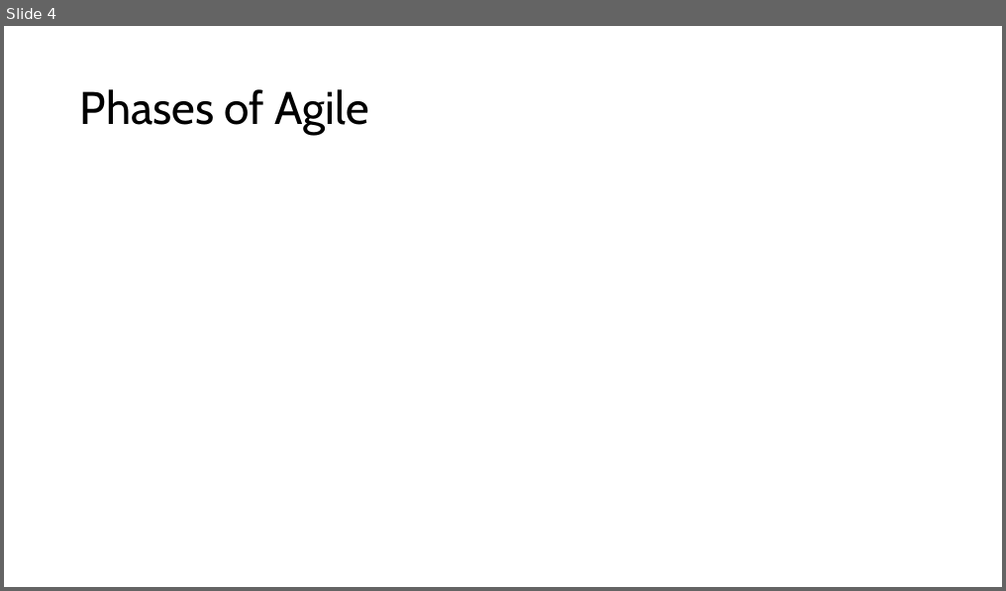
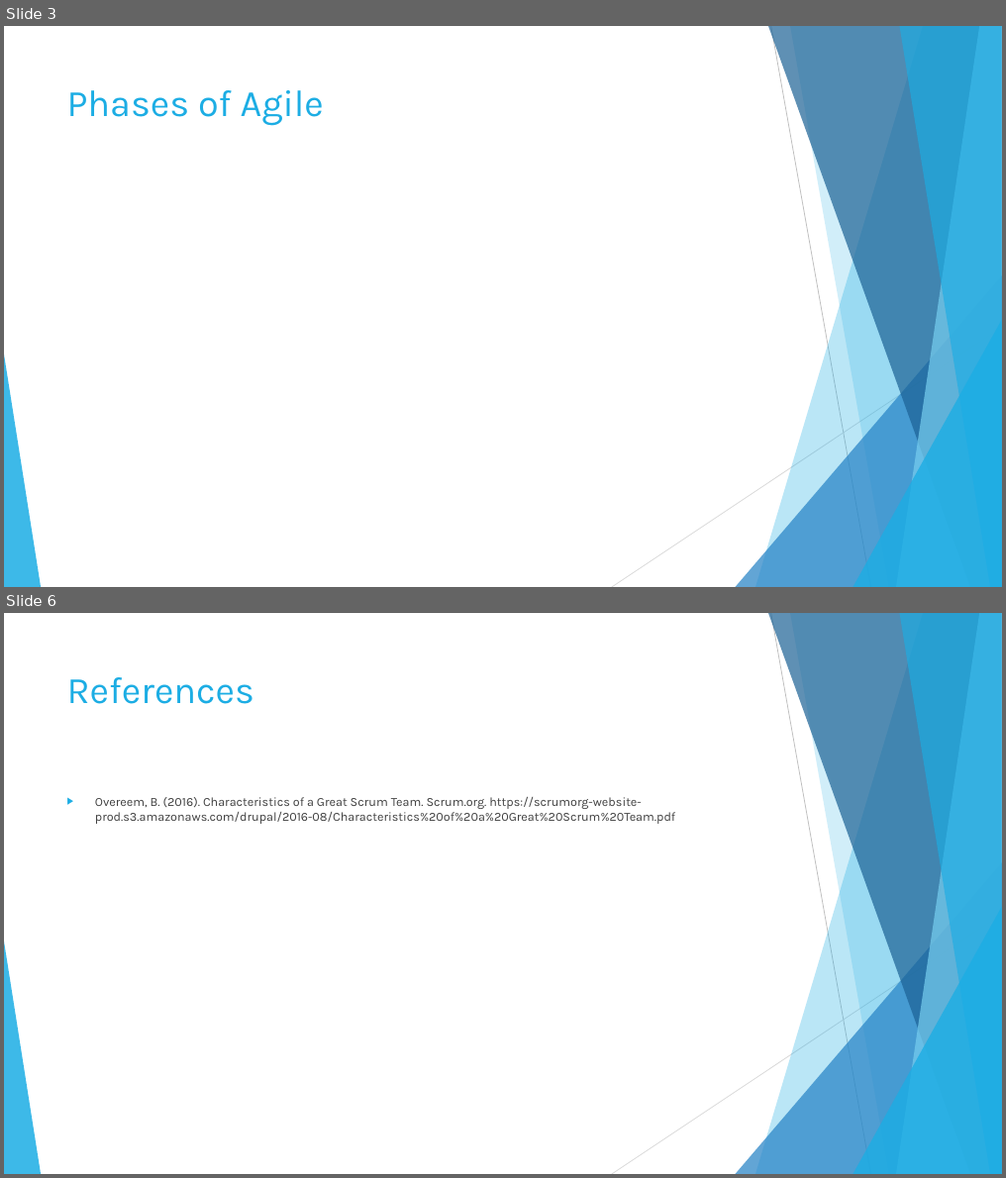
Before and after one commit to Soup098/CS_250, a slide deck: SDLC Final/SDLC Final PP.pptx. Shown one above the other, each under a label of ours: slide 4 before the commit, slides 3 and 6 after it; the slides between them are not shown. The pictures are 1006x591 and 1006x1178 pixels, drawn with LibreOffice and Linux fonts; fonts in the diff are those of the drawing. Boxes give left, top, right and bottom in pixels: in the first picture for what was removed or moved away, otherwise in the second. Text is boxed around its words. In the diff, an @@ line names an element or a change of style, - is before the commit and + after.

```diff
--- a/SDLC Final/SDLC Final PP.pptx
+++ b/SDLC Final/SDLC Final PP.pptx
@@ slide 6 added at [4,613,1002,1174], background #FFFFFF; not listed: 10 template elements that a slide beside it also shows @@
@@ title added at [67,677,254,704], 36 pt, text #1CADE4 @@
+References
@@ text added at [95,797,675,824], 12 pt, text #404040 @@
+▶ Overeem, B. (2016). Characteristics of a Great Scrum Team. Scrum.org. https://scrumorg-website-prod.s3.amazonaws.com/drupal/2016-08/Characteristics%20of%20a%20Great%20Scrum%20Team.pdf
@@ what was slide 4 is now slide 3 @@
@@ slide 3 changed as well @@
@@ title "Phases of Agile": place and size @@
-title "Phases of Agile" at [80,89,368,135]
+title "Phases of Agile" at [67,90,324,126]
@@ title "Phases of Agile" at [67,90,324,126]: size 44 to 36 pt, font Cabin to Karla, text colour #000000 to #1CADE4; line spacing 0.9 to 1; vertical alignment middle to top @@
@@ group added at [4,26,1002,587]: 5 freeform shapes, 3 triangles, 2 lines @@
```
Also in this commit, not shown: 4 other slides changed, 1 slide removed.
